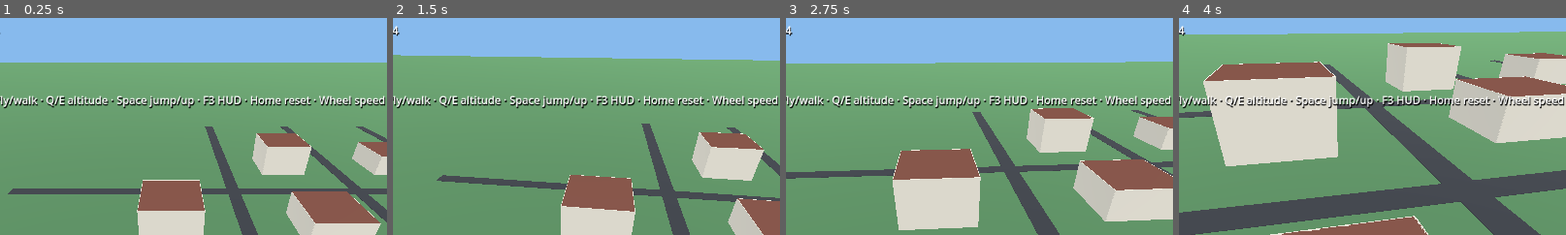
Above: before the commit, frames 1-4 (left to right).
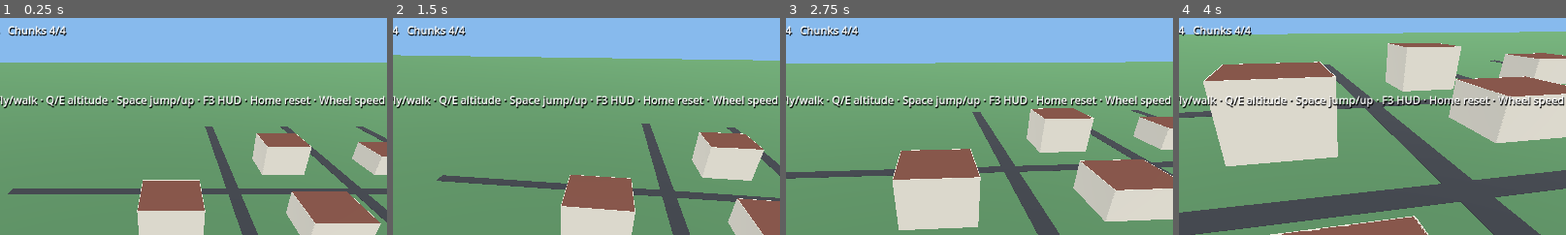
Above: after the commit, the same moments.

Repository: maguh1488/EarthExplorer
Game: Godot game, scene res://scenes/main.tscn
Same seed, same stepped clock (60 frames per second), same inputs: the game is played once before the commit and once after it.
Inputs (mouse positions are % of the whole screen's width and height, from its top left):
- Up to frame 1 (0.25 s): no input
- Up to frame 2 (1.5 s): tap Enter at 0.5 s; move the mouse to (55, 50) at 0.52 s; hold W from 0.53 s (still down); tap F at 0.6 s; tap Space at 0.77 s; move the mouse to (45, 50) at 1.27 s; tap Shift at 1.35 s
- Up to frame 3 (2.75 s): keep holding W; tap Space at 1.52 s; move the mouse to (52, 48) at 2.02 s; hold E from 2.03 s (still down)
- Up to frame 4 (4 s): keep holding W; move the mouse to (49, 52) at 2.77 s; release E at 2.78 s; tap Q at 2.85 s; tap Space at 3.02, 3.77 s; move the mouse to (57, 51) at 3.52 s; tap F at 3.6 s
The pictures show only the part of the screen within x 28-78%, y 5-55%; the shares and areas given below are measured in that part.

The runs differ from the first frame. In frame 1, 0.5% of the frame differs, in the area x 2-18%, y 3-9%; in frame 2, 0.5%, in the area x 3-19%, y 3-9%; in frame 3, 0.5%; in frame 4, 0.5%.

Commit message:
feat: organize city meshes into 256m chunks and cull distant visuals

Diff:
--- a/scripts/main.gd
+++ b/scripts/main.gd
@@ -15,6 +15,11 @@
 var world_bounds := Rect2()
 var roof_count := 0
 var has_building := false
+const CHUNK_SIZE := 256.0
+const VISIBLE_RADIUS := 2
+var chunk_nodes: Dictionary = {}
+var last_chunk := Vector2i(999999, 999999)
+var visible_chunks := 0
 
 func _ready() -> void:
     _setup_lighting()
@@ -32,6 +37,7 @@
     else:
         _demo()
     _reset_camera()
+    _update_chunks(true)
 
 func _reset_camera() -> void:
     if has_building:
@@ -54,12 +60,13 @@
             DisplayServer.window_set_mode(DisplayServer.WINDOW_MODE_WINDOWED if mode == DisplayServer.WINDOW_MODE_FULLSCREEN else DisplayServer.WINDOW_MODE_FULLSCREEN)
 
 func _process(_delta: float) -> void:
+    _update_chunks()
     hud.visible = show_debug
     if show_debug:
         var p := player.global_position
         var lat := ORIGIN_LAT - p.z / METERS_PER_DEGREE
         var lon := ORIGIN_LON + p.x / (METERS_PER_DEGREE * cos(deg_to_rad(ORIGIN_LAT)))
-        hud.text = "EARTH EXPLORER 0.1 | %s\nFPS %d   Buildings %d   Roofs %d   Roads %d\nXYZ %.1f / %.1f / %.1f m\nGPS %.6f, %.6f\n%s\nWASD move · Mouse look · Shift fast · F fly/walk · Q/E altitude · Space jump/up · F3 HUD · Home reset · Wheel speed · F11 fullscreen · Esc mouse" % [source_label, Engine.get_frames_per_second(), building_count, roof_count, road_count, p.x, p.y, p.z, lat, lon, "FLY MODE" if player.flying else "WALK MODE"]
+        hud.text = "EARTH EXPLORER 0.1 | %s\nFPS %d   Buildings %d   Roofs %d   Roads %d   Chunks %d/%d\nXYZ %.1f / %.1f / %.1f m\nGPS %.6f, %.6f\n%s\nWASD move · Mouse look · Shift fast · F fly/walk · Q/E altitude · Space jump/up · F3 HUD · Home reset · Wheel speed · F11 fullscreen · Esc mouse" % [source_label, Engine.get_frames_per_second(), building_count, roof_count, road_count, visible_chunks, chunk_nodes.size(), p.x, p.y, p.z, lat, lon, "FLY MODE" if player.flying else "WALK MODE"]
 
 func _geo(lon: float, lat: float) -> Vector3:
     return Vector3((lon - ORIGIN_LON) * METERS_PER_DEGREE * cos(deg_to_rad(ORIGIN_LAT)), 0.0, -(lat - ORIGIN_LAT) * METERS_PER_DEGREE)
@@ -85,11 +92,41 @@
     mat.roughness = 1.0
     return mat
 
+func _chunk_id(pos: Vector3) -> Vector2i:
+    return Vector2i(floori(pos.x / CHUNK_SIZE), floori(pos.z / CHUNK_SIZE))
+
+func _chunk_parent(pos: Vector3) -> Node3D:
+    var id := _chunk_id(pos)
+    if not chunk_nodes.has(id):
+        var node := Node3D.new()
+        node.name = "Chunk_%d_%d" % [id.x, id.y]
+        add_child(node)
+        chunk_nodes[id] = node
+    return chunk_nodes[id]
+
+func _update_chunks(force := false) -> void:
+    if player == null:
+        return
+    var current := _chunk_id(player.global_position)
+    if not force and current == last_chunk:
+        return
+    last_chunk = current
+    visible_chunks = 0
+    for id in chunk_nodes:
+        var enabled: bool = maxi(abs(id.x - current.x), abs(id.y - current.y)) <= VISIBLE_RADIUS
+        var node: Node3D = chunk_nodes[id]
+        node.visible = enabled
+        if enabled:
+            visible_chunks += 1
+
 func _box(parent: Node3D, center: Vector3, size: Vector3, color: Color, collision := false, angle := 0.0) -> void:
     var root := Node3D.new()
     root.position = center
     root.rotation.y = angle
-    parent.add_child(root)
+    if parent == self:
+        _chunk_parent(center).add_child(root)
+    else:
+        parent.add_child(root)
     var mesh := MeshInstance3D.new()
     var box := BoxMesh.new()
     box.size = size
@@ -106,7 +143,10 @@
         body.add_child(shape)
 
 func _create_ground() -> void:
-    _box(self, Vector3(0, -0.5, 0), Vector3(1800, 1, 1800), Color(0.3, 0.47, 0.31), true)
+    var ground := Node3D.new()
+    ground.name = "PermanentGround"
+    add_child(ground)
+    _box(ground, Vector3(0, -0.5, 0), Vector3(1800, 1, 1800), Color(0.3, 0.47, 0.31), true)
 
 func _create_player() -> void:
     player = CharacterBody3D.new()
@@ -185,7 +225,7 @@
         var roof := MeshInstance3D.new()
         roof.mesh = roof_mesh
         roof.material_override = _material(Color(0.48, 0.29, 0.24))
-        add_child(roof)
+        _chunk_parent(center).add_child(roof)
         roof_count += 1
     for i in range(points.size()):
         _segment(points[i], points[(i + 1) % points.size()], height * 0.5, 0.22, Color(0.79, 0.76, 0.70), true)
